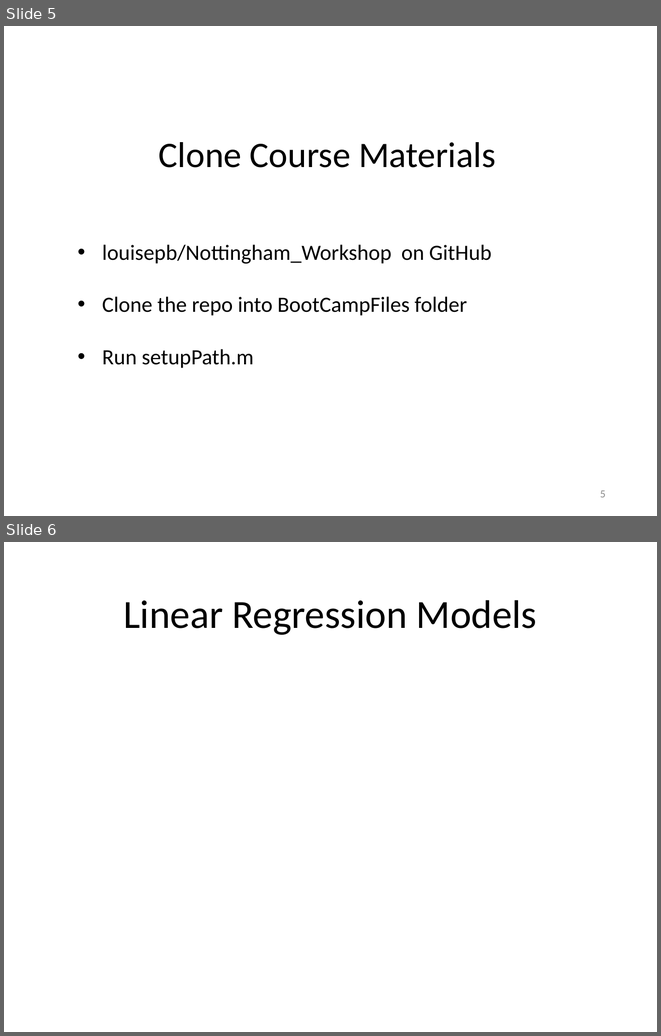
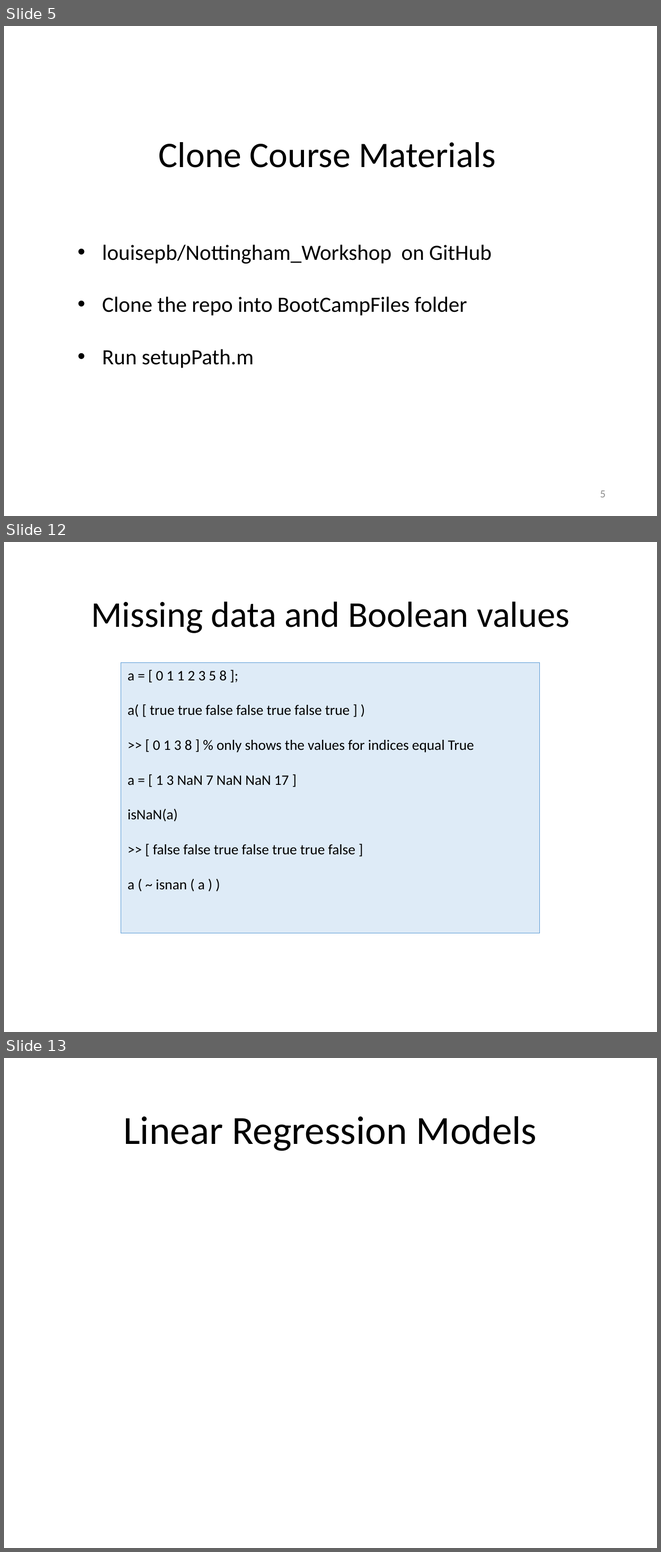
Before and after one commit to louisepb/Nottingham_Workshop, a slide deck: InstructorMaterials/Best Practices for Software Development using MATLAB.pptx. Shown one above the other, each under a label of ours: slides 5 and 6 before the commit, slides 5, 12 and 13 after it; the slides between them are not shown. The pictures are 661x1036 and 661x1552 pixels, drawn with LibreOffice and Linux fonts; fonts in the diff are those of the drawing; grey boxes stand for pictures. Boxes give left, top, right and bottom in pixels: in the first picture for what was removed or moved away, otherwise in the second. Text is boxed around its words. In the diff, an @@ line names an element or a change of style, - is before the commit and + after.

```diff
--- a/InstructorMaterials/Best Practices for Software Development using MATLAB.pptx
+++ b/InstructorMaterials/Best Practices for Software Development using MATLAB.pptx
@@ slide 12 added at box(4, 542, 657, 1032), background #FFFFFF @@
@@ title added at box(91, 601, 570, 633), 40 pt, text #000000 @@
+Missing data and Boolean values
@@ rectangle added at box(121, 663, 539, 933), fill #DEEBF7, outline #5B9BD5 0.75 pt, 16 pt, text #000000 @@
+a = [ 0 1 1 2 3 5 8 ];
+a( [ true true false false true false true ] )
+>> [ 0 1 3 8 ] % only shows the values for indices equal True
+a = [ 1 3 NaN 7 NaN NaN 17 ]
+isNaN(a)
+>> [ false false true false true true false ]
+a ( ~ isnan ( a ) )
@@ what was slide 6 is now slide 13 @@
```
Also in this commit, not shown: 6 other slides added, 3 other files.
